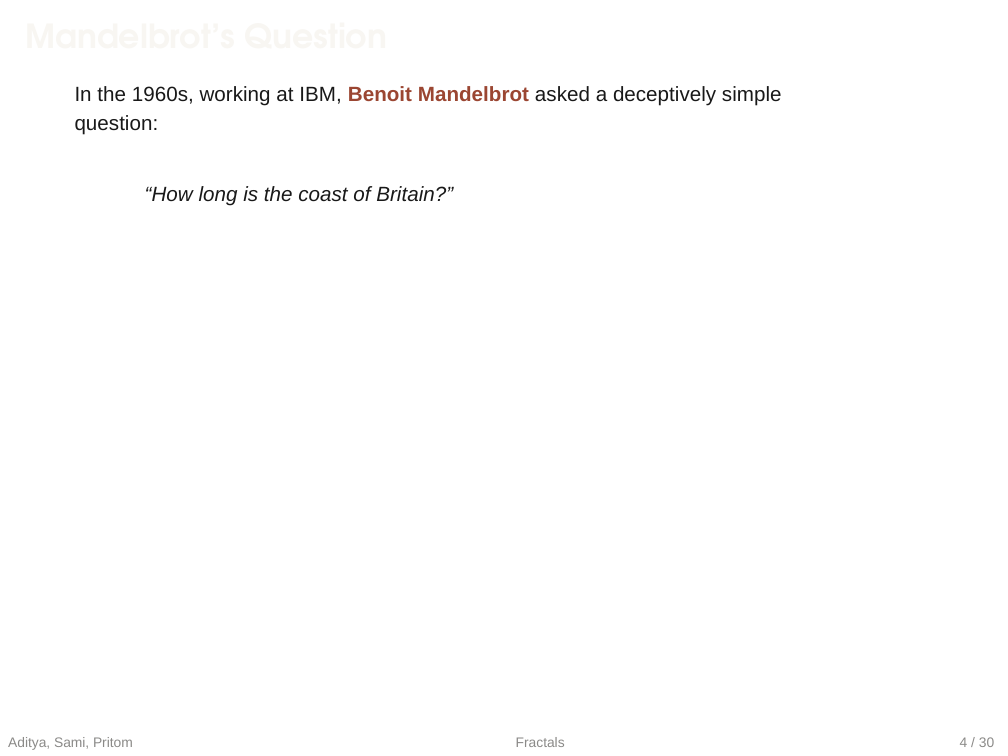
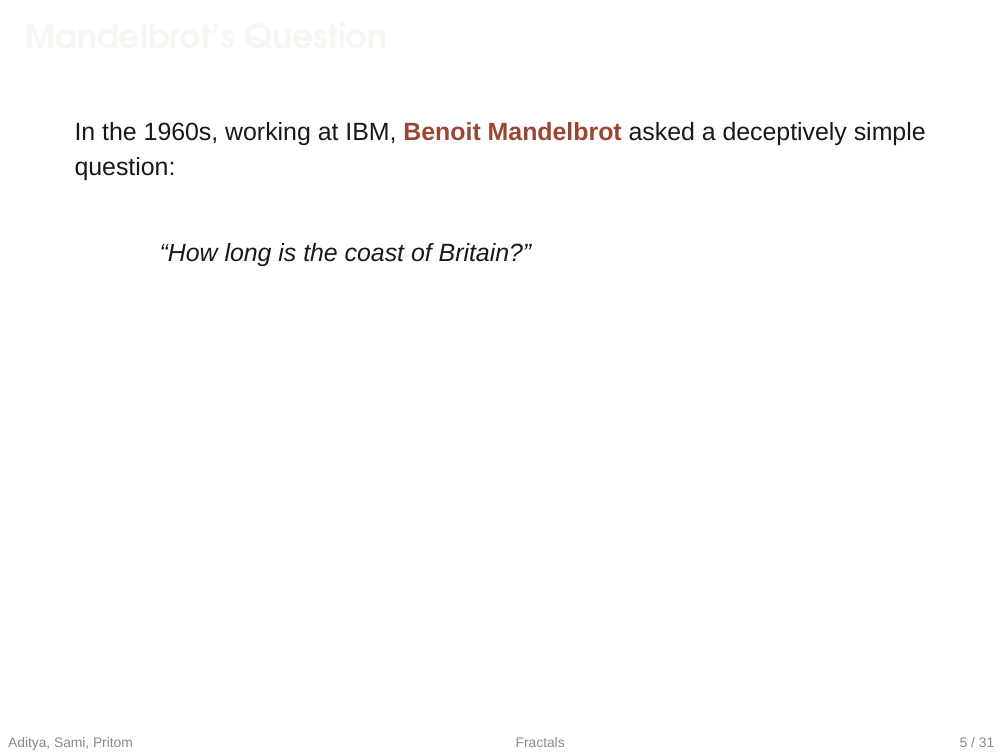
Before and after one commit to eh-Sami/CSE-200-Presentation, a slide deck: slide 16 of combined/main-editable.pptx (slide 15 before the commit). Drawn at 1008x756 pixels with LibreOffice and Linux fonts; fonts in the diff are those of the drawing; background and template pictures are left out. Boxes give left, top, right and bottom in pixels: in the first picture for what was removed or moved away, otherwise in the second. Text is boxed around its words. In the diff, an @@ line names an element or a change of style, - is before the commit and + after.

```diff
--- a/combined/main-editable.pptx
+++ b/combined/main-editable.pptx
@@ size 14.7 to 17.8 pt in 3 elements at (75,157,176,180), (160,243,532,266), (75,122,926,145) @@
@@ text "In the 1960s, working at ...": place and size @@
-text "In the 1960s, working at ..." at (75,86,782,106)
+text "In the 1960s, working at ..." at (75,122,926,145)
@@ text "question:": place and size @@
-text "question:" at (75,115,159,135)
+text "question:" at (75,157,176,180)
@@ text "“How long is the coast ...": place and size @@
-text "“How long is the coast ..." at (145,186,453,206)
+text "“How long is the coast ..." at (160,243,532,266)
@@ text at (960,737,994,747): text changed @@
-4 / 30
+5 / 31
```
Also in this commit, not shown: 87 other slides changed, 16 slides added, 14 slides removed, 9 other files.
